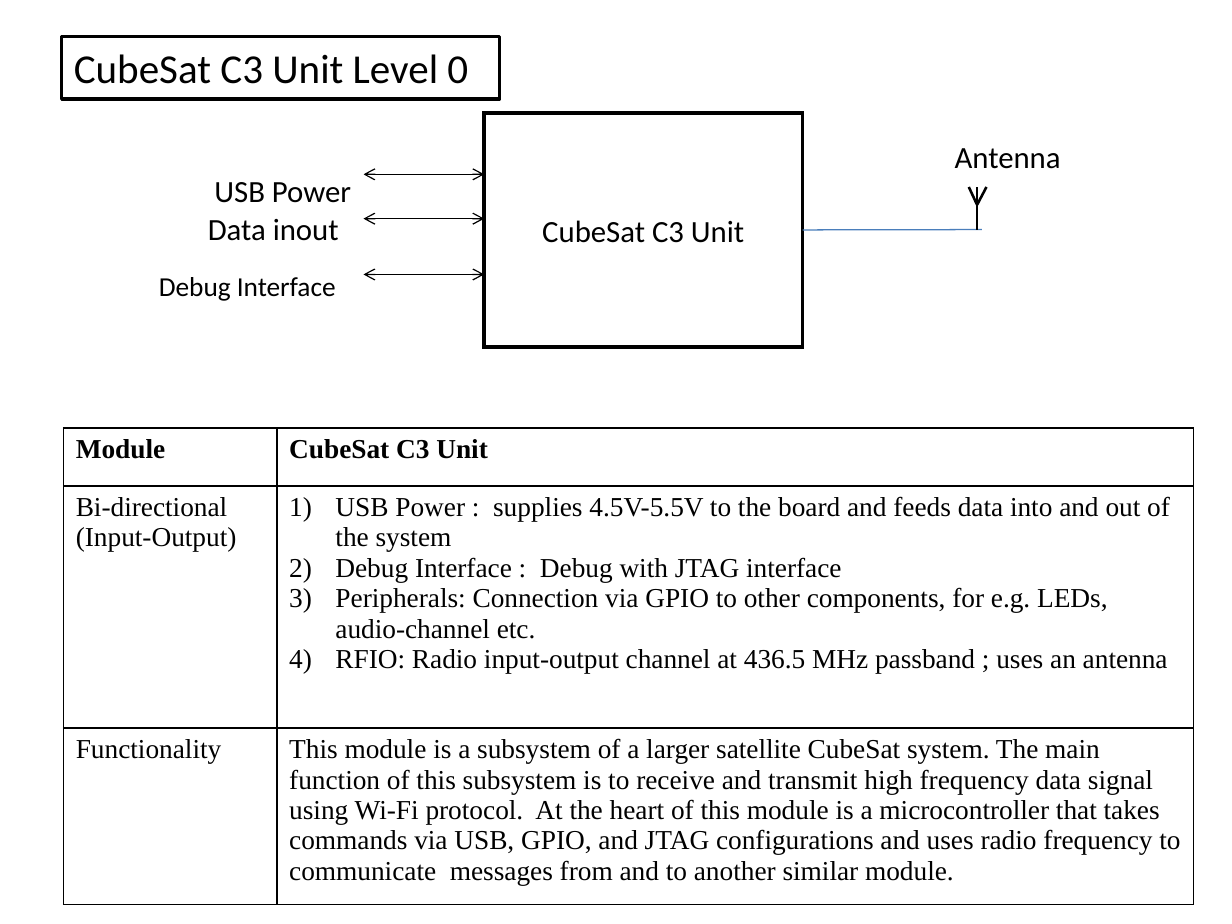
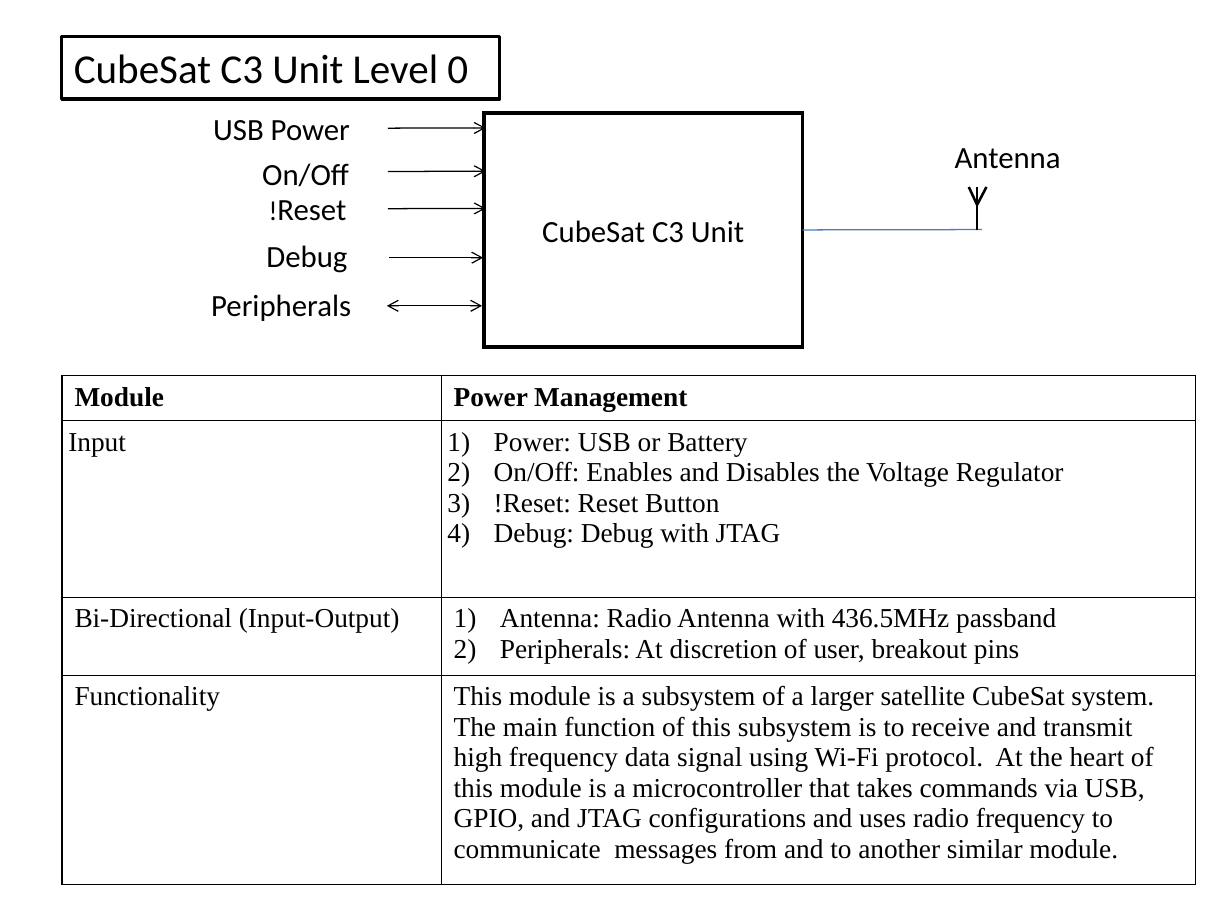
Before and after one commit to wrh2/sputnik, a slide deck: slide 1 of HW5_Design_Diagrams/T05 _ CUBESAT HW05.pptx. Drawn at 1232x924 pixels with LibreOffice and Linux fonts; fonts in the diff are those of the drawing. Boxes give left, top, right and bottom in pixels: in the first picture for what was removed or moved away, otherwise in the second. Text is boxed around its words. In the diff, an @@ line names an element or a change of style, - is before the commit and + after.

Commit message:
Added antenna photo and updated HW5

```diff
--- a/HW5_Design_Diagrams/T05 _ CUBESAT HW05.pptx
+++ b/HW5_Design_Diagrams/T05 _ CUBESAT HW05.pptx
@@ rectangle "USB Power": place and size @@
-rectangle "USB Power" at [166, 166, 363, 218]
+rectangle "USB Power" at [165, 103, 362, 155]
@@ rectangle "On/Off": place and size @@
-rectangle "On/Off" at [150, 203, 351, 255]
+rectangle "On/Off" at [160, 148, 361, 190]
@@ arrow added from (388, 128) to (485, 128), #000000 0.75 pt @@
@@ text in rectangle at [262, 163, 349, 187]: text changed @@
-Data inout
+On/Off
@@ double arrow moved from (363, 175) - (484, 175) to (388, 171) - (485, 171) @@
@@ double arrow (388, 171) - (485, 171): double arrow to arrow @@
@@ rectangle added at [140, 184, 360, 234], fill #FFFFFF, 18 pt, text #000000 @@
+!Reset
@@ double arrow moved from (363, 218) - (484, 218) to (388, 208) - (485, 208) @@
@@ double arrow (388, 208) - (485, 208): double arrow to arrow @@
@@ rectangle "Debug": place and size @@
-rectangle "Debug" at [129, 262, 349, 314]
+rectangle "Debug" at [140, 230, 360, 282]
@@ text in rectangle at [266, 245, 347, 273]: text changed; size 16 to 18 pt @@
-Debug Interface
+Debug
@@ double arrow moved from (363, 275) - (484, 275) to (389, 257) - (483, 257) @@
@@ double arrow (389, 257) - (483, 257): double arrow to arrow @@
@@ rectangle added at [144, 280, 363, 331], fill #FFFFFF, 18 pt, text #000000 @@
+Peripherals
@@ double arrow added from (387, 306) to (482, 306), #000000 0.75 pt @@
@@ table at [62, 376, 1195, 885] @@
-row 1: Module | CubeSat C3 Unit
-row 2: Bi-directional (Input-Output) | USB Power : supplies 4.5V-5.5V to the board and feeds data into and out of the system / Debug Interface : Debug with JTAG interface / Peripherals: Connection via GPIO to other components, for e.g. LEDs, audio-channel etc. / RFIO: Radio input-output channel at 436.5 MHz passband ; uses an antenna
+row 1: Module | Power Management
+row 2: Input | Power: USB or Battery / On/Off: Enables and Disables the Voltage Regulator / !Reset: Reset Button / Debug: Debug with JTAG
+row 3: Bi-Directional (Input-Output) | Antenna: Radio Antenna with 436.5MHz passband / Peripherals: At discretion of user, breakout pins
@@ table: place and size @@
-table at [64, 428, 1194, 904]
+table at [62, 376, 1195, 885]
```
Also in this commit, not shown: 4 other slides changed, 1 slide removed, 1 other file.
